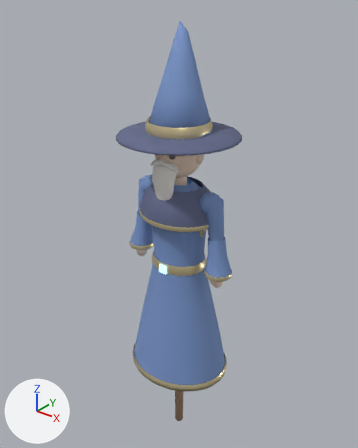
A saved change to the glTF model models/mage.glb.
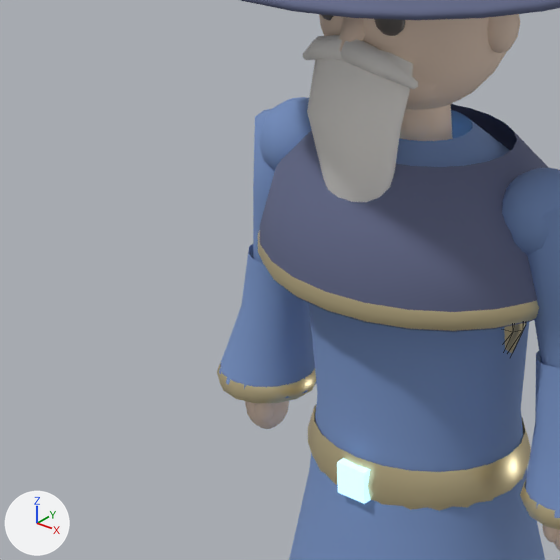
The first picture shows the older version from a 50 mm camera at (2.26, -2.83, 3.18) aimed at (-0.09, 0.11, 1.36). The close-ups show the older and then the newer version on the part from 21% to 60% of the width and 34% to 64% of the height of that picture. Only the edits that show in the close-ups are written down. Every picture has the same lights, and +X, +Y and +Z are marked at lower left. The close-ups show mesh edges as thin lines.

In view in the first close-up: 'Hero' and 1 more.
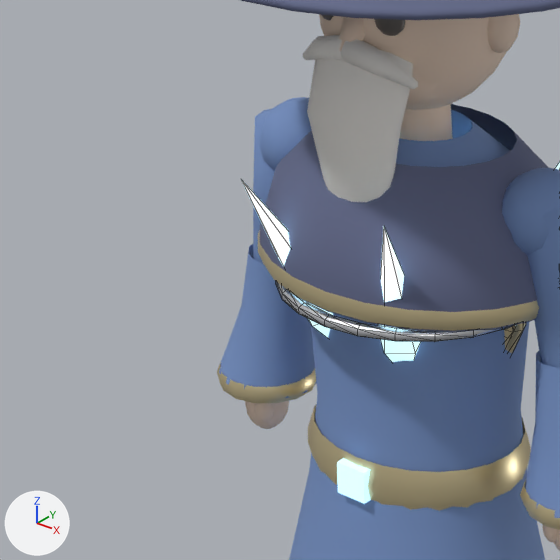
The change in detail:
Material 'Glow3' (mat_glow3) is new.
Its base color is (0.722, 0.957, 1.0) (pale blue #ddfaff).
Its roughness is 0.2.
Its emission color is (0.561, 0.91, 1.0) (cyan #c5f5ff).
Its emission strength is 1.0.
Material 'Gold' (mat_gold) is new.
Its base color is (0.878, 0.722, 0.376) (beige #f1dda5).
Its metallic is 0.85.
Its roughness is 0.3.
Material 'Ebony' (mat_ebony) is new.
Its base color is (0.173, 0.122, 0.102) (brown #73625a).
Its roughness is 0.7.
Material 'Silver' (mat_silver) is new.
Its base color is (0.847, 0.867, 0.902) (white #edeff4).
Its metallic is 0.9.
Its roughness is 0.25.
Mesh me_w_main3_p is new.
It has 138 vertices, 208 faces and spans x -0.36..0.36, y -0.31..0.31, z -0.82..1.74.
Faces by material slot: [108, 100].
It uses material mat_gold (beige #f1dda5).
It uses material mat_glow3 (pale blue #ddfaff, glowing cyan #c5f5ff).
Mesh me_w_main2_p is new.
It has 380 vertices, 672 faces and spans x -0.28..0.28, y -0.28..0.28, z -0.77..1.75.
Faces by material slot: [80, 592].
It uses material mat_ebony (brown #73625a).
It uses material mat_silver (white #edeff4).
Object 'W_main3' (ob_w_main3) is new; it shows me_w_main3_p.
Its location is (0.0, 0.0, 0.0).
Object 'W_main2' (ob_w_main2) is new; it shows me_w_main2_p.
Its location is (0.0, 0.0, 0.0).

Location of each change, (x1, y1, x2, y2) in pixels of the close-ups (560 x 560 px):
'W_main3', added (mostly hidden)
    after: (242, 162, 560, 362)
'W_main2', added
    after: (276, 282, 514, 342)
